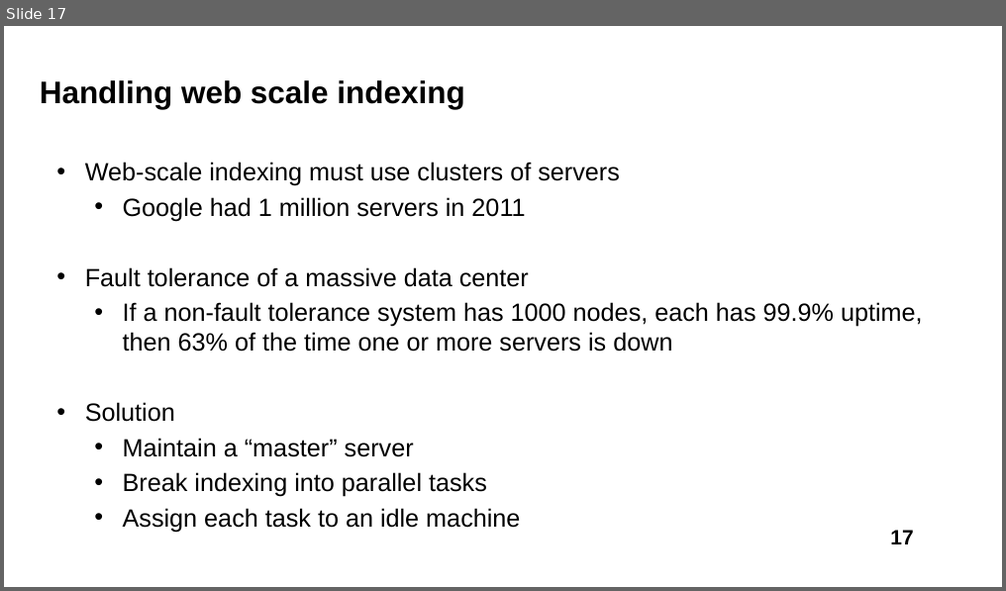
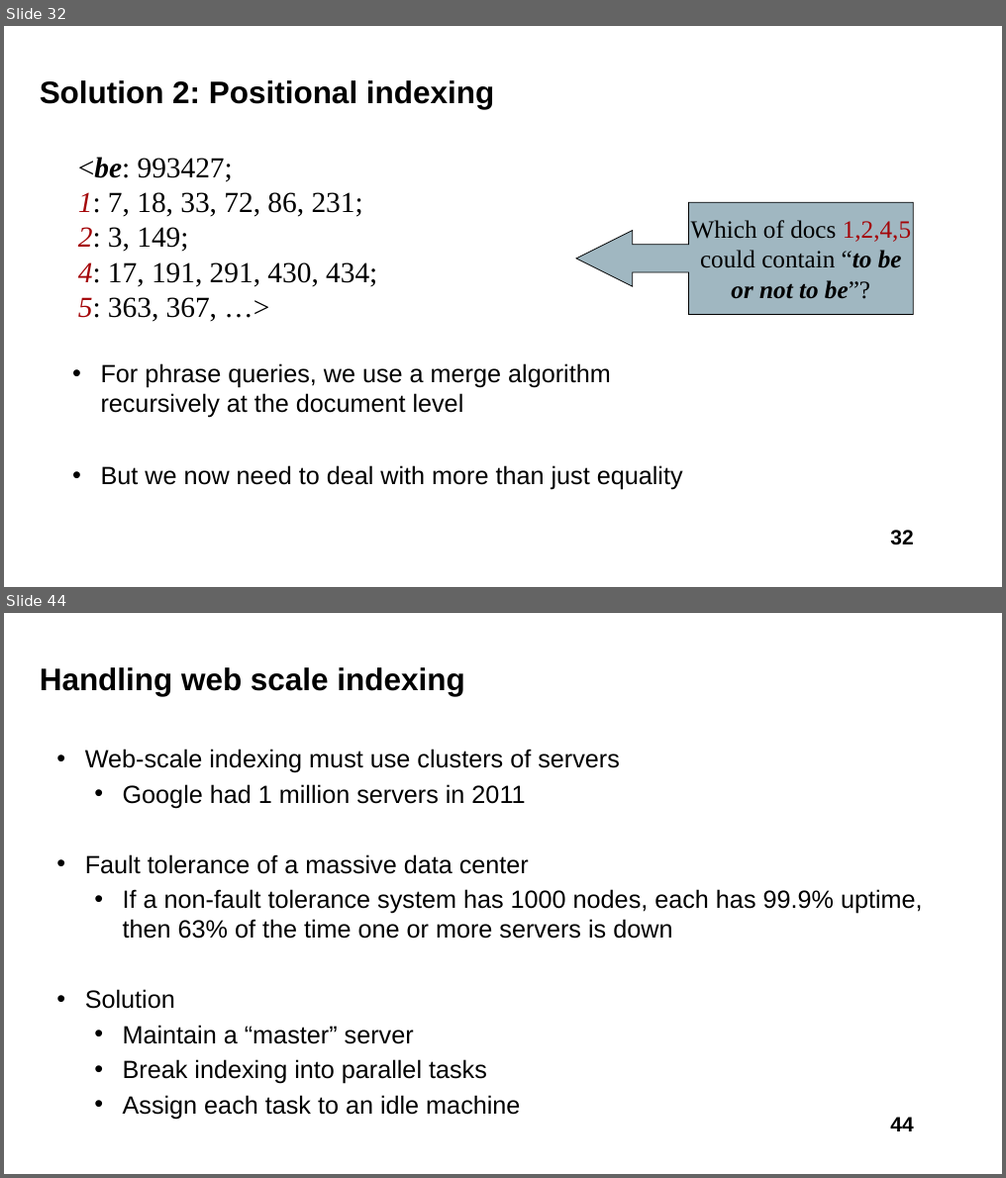
Before and after one commit to liususan091219/liususan091219.github.io, a slide deck: teaching/cs589_21f/slides/4_infr.pptx. Shown one above the other, each under a label of ours: slide 17 before the commit, slides 32 and 44 after it; the slides between them are not shown. The pictures are 1006x591 and 1006x1178 pixels, drawn with LibreOffice and Linux fonts; fonts in the diff are those of the drawing. Boxes give left, top, right and bottom in pixels: in the first picture for what was removed or moved away, otherwise in the second. Text is boxed around its words. In the diff, an @@ line names an element or a change of style, - is before the commit and + after.

```diff
--- a/teaching/cs589_21f/slides/4_infr.pptx
+++ b/teaching/cs589_21f/slides/4_infr.pptx
@@ slide 32 added at (4, 26, 1002, 587), background #FFFFFF @@
@@ title added at (40, 80, 494, 109), 30 pt, text #000000, bold @@
+Solution 2: Positional indexing
@@ text added at (78, 157, 377, 322), 28 pt, text #000000 @@
+<be: 993427;
+1: 7, 18, 33, 72, 86, 231;
+2: 3, 149;
+4: 17, 191, 291, 430, 434;
+5: 363, 367, …>
@@ freeform shape added at (576, 202, 914, 315), fill #437085 at 50% opacity, outline #000000 0.75 pt @@
@@ text added at (691, 220, 911, 299), 24 pt, text #000000 @@
+Which of docs 1,2,4,5
+could contain “to be
+or not to be”?
@@ text added at (101, 364, 683, 490), 24 pt, text #000000 @@
+• For phrase queries, we use a merge algorithm recursively at the document level
+• But we now need to deal with more than just equality
@@ page number added at (890, 530, 913, 546), 20 pt, text #000000, bold @@
+32
@@ what was slide 17 is now slide 44 @@
@@ page number at (890, 1117, 913, 1132): text changed @@
-17
+44
```
Also in this commit, not shown: 7 slides changed, 37 other slides added, 28 slides removed, 3 other files.
